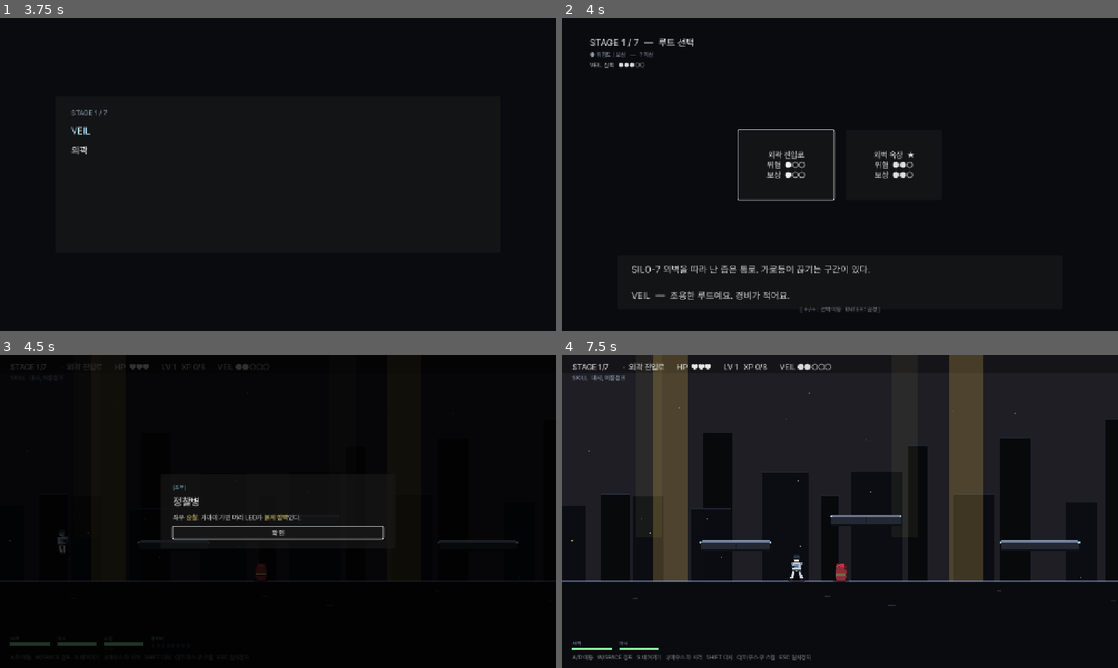
Above: before the commit, frames 1-4 (two rows, left to right).
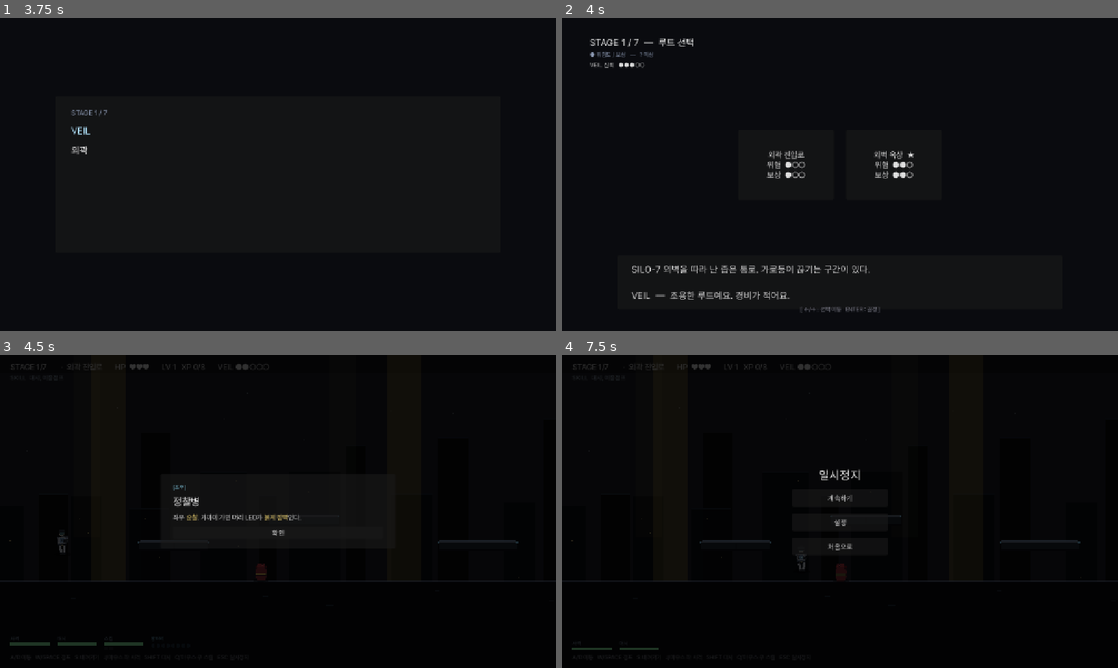
Above: after the commit, the same moments.

Repository: soomin007/EyesOnYou
Game: Godot game, scene res://scenes/main.tscn
Same seed, same stepped clock (60 frames per second), same inputs: the game is played once before the commit and once after it.
Inputs (mouse positions are in pixels of both pictures, inside the frame that each line leads up to):
- Up to frame 1 (3.75 s): click "게임 시작" at 0.5 s; click "일반 모드" at 1.25 s; click "아니오 — 바로 시작" at 2 s; tap Enter (ui_accept) at 2.75 s; move the mouse to (400, 158) at 2.77 s; hold Enter (ui_accept) 2.78-3.53 s; hold D (move_right) from 2.78 s (still down); click (400, 158) at 2.92 s; tap W (jump) at 3.02, 3.05, 3.32, 3.6 s; move the mouse to (166, 190) at 3.52 s
- Up to frame 2 (4 s): keep holding D (move_right); tap W (jump) at 3.77 s; tap Enter (ui_accept) at 3.8 s
- Up to frame 3 (4.5 s): tap W (jump) at 4.07 s; move the mouse to (333, 442) at 4.27 s; release D (move_right) at 4.28 s; press the mouse at (333, 442) at 4.28 s; hold A (move_left) from 4.28 s (still down)
- Up to frame 4 (7.5 s): tap W (jump) at 4.55, 6.02, 6.32, 6.77, 6.8, 7.07 s; release A (move_left) at 5 s; release the mouse at (895, 442) at 5 s; click "확인" at 5 s; move the mouse to (812, 574) at 5.77 s; hold D (move_right) 5.78-7.28 s; tap Shift (dash) at 5.85 s; click (812, 574) at 5.92 s; tap Enter (ui_accept) at 6.05 s; move the mouse to (1006, 558) at 6.52 s; hold Enter (ui_accept) 6.53-7.28 s; tap Escape (pause) at 7.15 s; move the mouse to (673, 464) at 7.27 s; hold A (move_left) from 7.28 s (still down); tap Space at 7.35 s

Frame 1 is identical in both runs. In frame 2, 0.3% of the frame differs, in the area x 31-50%, y 35-59%; in frame 3, 0.4%; in frame 4, 49%, in the area x 0-100%, y 0-98%.

Commit message:
fix(input): 메뉴 락아웃을 시간 기반 1초로 단순화
사용자 피드백: 점프 홀드보다 연타 시 사고가 잦음. release 대기 방식보다
시간 기반(고정 1.0s)이 예측 가능하고 단순.

- GameState.arm_focus_after_release → arm_focus_with_delay (delay=1.0).
- BestiaryOverlay/LevelUpOverlay/PauseHelper/RouteMap/Ending choice 모두 적용.
- Ending input_armed 플래그를 input_lockout_t 1.0s 카운트다운으로 교체.

Co-Authored-By: Claude Opus 4.7 (1M context) <noreply@anthropic.com>

Diff:
--- a/scripts/BestiaryOverlay.gd
+++ b/scripts/BestiaryOverlay.gd
@@ -80,7 +80,7 @@
 	v.add_child(btn)
 
 	host.add_child(layer)
-	GameState.arm_focus_after_release(layer, btn, PackedStringArray(["ui_accept", "jump", "ui_skip"]))
+	GameState.arm_focus_with_delay(layer, btn)
 	return layer
 
 # 행동 단서 단어를 노란색으로 강조 — 정보를 글로 풀지 않고 시선만 유도.
--- a/scripts/Ending.gd
+++ b/scripts/Ending.gd
@@ -23,11 +23,8 @@
 var hold_progress: float = 0.0
 var hold_hint: Label
 var hold_progress_bar: ColorRect
-# 입력 무장 — 인게임에서 점프 누르고 있던 사람이 ending 들어오자마자 대사 전부
-# 스킵하던 버그 (사용자: "결말 C 멘트 안 나옴"). 진입 시 점프/A가 눌려있으면
-# 떨어질 때까지 + 최소 0.4s 동안 ui_skip/jump 입력을 무시.
-var input_armed: bool = false
-var arm_min_t: float = 0.4
+# 입력 락아웃 — 진입 후 1초 동안 ui_skip/jump 입력 무시. 점프 연타 사고 방지.
+var input_lockout_t: float = GameState.INPUT_LOCKOUT_DURATION
 
 func _ready() -> void:
 	ending_id = EndingResolver.resolve(GameState.trust_score, GameState.aggression_score)
@@ -148,11 +145,8 @@
 			text_label.add_theme_color_override("font_color", Color(0.85, 0.85, 0.85))
 
 func _process(delta: float) -> void:
-	# 입력 무장 카운트 — 최소 시간이 흐르고 점프/A/skip이 모두 떨어져야 입력 허용.
-	if not input_armed:
-		arm_min_t -= delta
-		if arm_min_t <= 0.0 and not (Input.is_action_pressed("jump") or Input.is_action_pressed("ui_accept") or Input.is_action_pressed("ui_skip")):
-			input_armed = true
+	if input_lockout_t > 0.0:
+		input_lockout_t -= delta
 	# 시퀀스 완료 후엔 SPACE 누른 시간 누적 → 3초 채우면 타이틀로.
 	if sequence_complete:
 		if Input.is_action_pressed("jump") or Input.is_action_pressed("ui_skip"):
@@ -215,7 +209,7 @@
 	b2.add_theme_font_size_override("font_size", 16)
 	b2.pressed.connect(_pick_choice.bind(false))
 	choice_box.add_child(b2)
-	GameState.arm_focus_after_release(self, b1, PackedStringArray(["ui_accept", "jump", "ui_skip"]))
+	GameState.arm_focus_with_delay(self, b1)
 
 func _pick_choice(asked: bool) -> void:
 	waiting_choice = false
@@ -239,8 +233,8 @@
 	# 시퀀스 완료 후엔 SPACE 단발은 무시 — 길게 누르기로만 타이틀 이동 (process에서 처리).
 	if sequence_complete:
 		return
-	if not input_armed:
-		# 점프 누르고 있던 잔여 입력 — 무시. 떨어진 뒤에야 진짜 사용자 의지로 인정.
+	if input_lockout_t > 0.0:
+		# 진입 직후 1초 동안 입력 무시 — 점프 연타 사고 방지.
 		return
 	if event.is_action_pressed("ui_skip") or event.is_action_pressed("jump"):
 		# 한 줄 즉시 완성
--- a/scripts/GameState.gd
+++ b/scripts/GameState.gd
@@ -84,35 +84,20 @@
 func is_pad_mode() -> bool:
 	return last_input_kind == "pad"
 
-# 입력 무장 — 인게임에서 점프/A를 누르고 있던 사람이 메뉴 등장 직후 첫 버튼을
-# 자동 활성화시키는 사고 방지. 액션이 모두 떨어진 뒤(또는 처음부터 떨어져 있으면
-# 즉시) first_btn에 grab_focus. 호스트(layer/scene)가 free되면 timer도 함께.
-func arm_focus_after_release(host: Node, first_btn: Button, actions: PackedStringArray) -> void:
+# 입력 락아웃 — 메뉴/오버레이 등장 직후 일정 시간 동안 첫 버튼 포커스를 보류.
+# 사용자 피드백: 점프 연타로 메뉴를 본의 아니게 활성화시키는 사고 방지.
+# release 대기보다 시간 기반(기본 1.0s)이 더 단순·예측 가능.
+const INPUT_LOCKOUT_DURATION: float = 1.0
+
+func arm_focus_with_delay(host: Node, first_btn: Button, delay: float = INPUT_LOCKOUT_DURATION) -> void:
 	if first_btn == null:
 		return
-	if not _any_action_pressed(actions):
-		first_btn.grab_focus.call_deferred()
-		return
-	var timer := Timer.new()
-	timer.wait_time = 0.05
-	timer.autostart = true
-	host.add_child(timer)
 	var btn_ref: WeakRef = weakref(first_btn)
-	timer.timeout.connect(func() -> void:
-		if _any_action_pressed(actions):
-			return
-		if is_instance_valid(timer):
-			timer.queue_free()
+	get_tree().create_timer(delay).timeout.connect(func() -> void:
 		var b := btn_ref.get_ref() as Button
 		if b != null and is_instance_valid(b):
 			b.grab_focus()
 	)
-
-func _any_action_pressed(actions: PackedStringArray) -> bool:
-	for a in actions:
-		if InputMap.has_action(a) and Input.is_action_pressed(a):
-			return true
-	return false
 
 # 짧은 헬퍼 — 입력 모드에 따라 둘 중 하나를 반환. UI 라벨에서 사용.
 func hint(kb_text: String, pad_text: String) -> String:
--- a/scripts/LevelUpOverlay.gd
+++ b/scripts/LevelUpOverlay.gd
@@ -115,7 +115,7 @@
 		btn.pressed.connect(func() -> void: _finish(layer, sid, on_picked))
 		hb.add_child(btn)
 	host.add_child(layer)
-	GameState.arm_focus_after_release(layer, hb.get_child(0) as Button, PackedStringArray(["ui_accept", "jump", "ui_skip"]))
+	GameState.arm_focus_with_delay(layer, hb.get_child(0) as Button)
 	return layer
 
 static func _finish(layer: CanvasLayer, picked_id: String, on_picked: Callable) -> void:
--- a/scripts/PauseHelper.gd
+++ b/scripts/PauseHelper.gd
@@ -40,7 +40,7 @@
 	btn_title.pressed.connect(on_to_title)
 	v.add_child(btn_title)
 
-	GameState.arm_focus_after_release(layer, btn_resume, PackedStringArray(["ui_accept", "jump", "ui_skip"]))
+	GameState.arm_focus_with_delay(layer, btn_resume)
 	return layer
 
 static func _make_button(text: String) -> Button:
--- a/scripts/RouteMap.gd
+++ b/scripts/RouteMap.gd
@@ -76,8 +76,8 @@
 		nodes_container.add_child(b)
 		buttons.append(b)
 	if buttons.size() > 0:
-		# 점프/A를 누르던 입력이 떨어질 때까지 포커스 보류 — 자동 활성화 방지.
-		GameState.arm_focus_after_release(self, buttons[0], PackedStringArray(["ui_accept", "jump", "ui_skip"]))
+		# 메뉴 등장 직후 1초 동안 포커스 보류 — 점프 연타로 자동 활성화되는 사고 방지.
+		GameState.arm_focus_with_delay(self, buttons[0])
 
 func _format_button_text(route: Dictionary, recommended: bool) -> String:
 	var route_name: String = route.get("name", "?")
